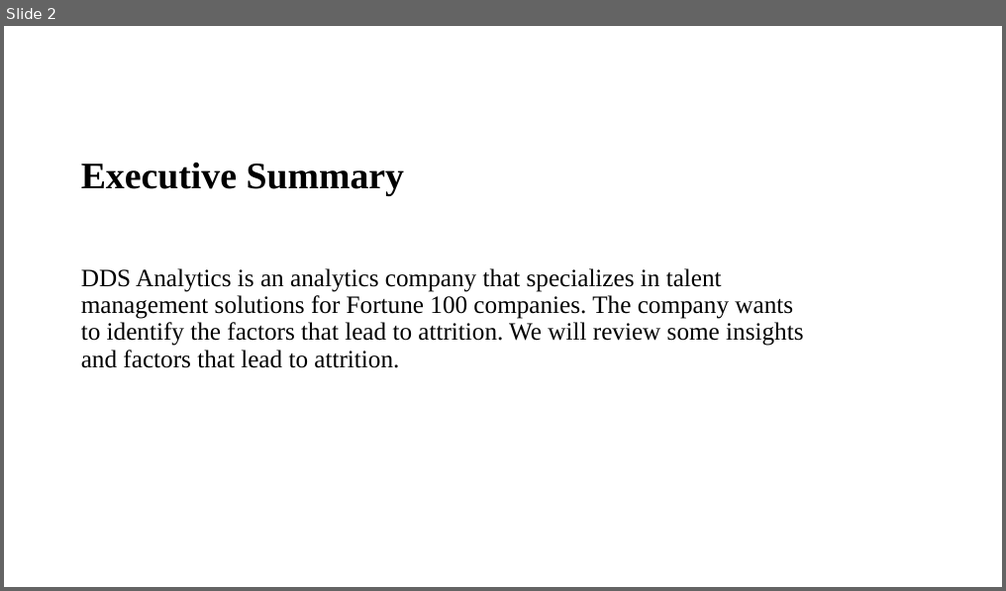
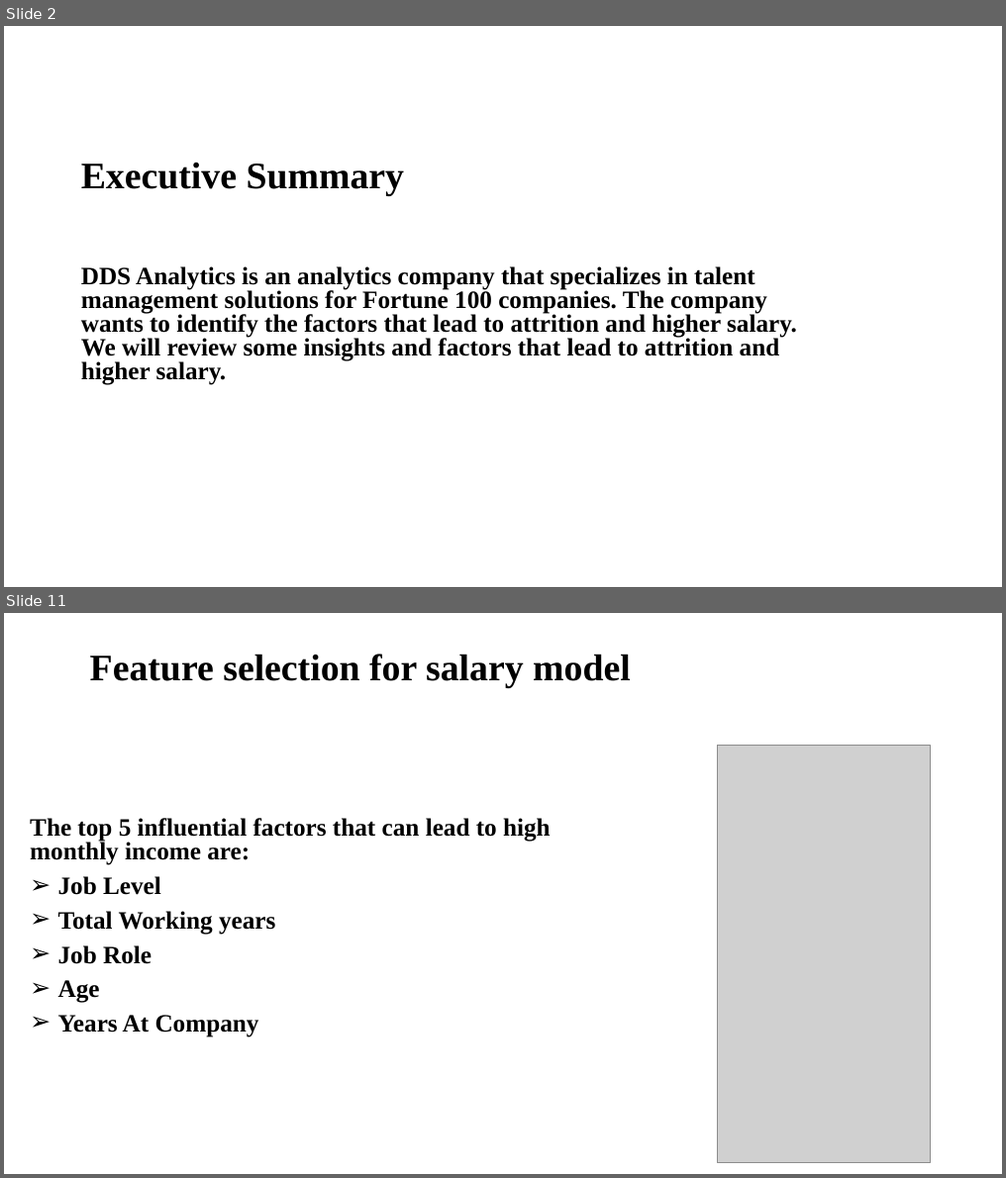
Before and after one commit to RashmiAPatel19/SMU_MSDS_6306_CaseStudy2_Spring2021, a slide deck: RashmiPatelCaseStudy2.pptx. Shown one above the other, each under a label of ours: slide 2 before the commit, slides 2 and 11 after it; the slides between them are not shown. The pictures are 1006x591 and 1006x1178 pixels, drawn with LibreOffice and Linux fonts; fonts in the diff are those of the drawing; grey boxes stand for pictures; background and template pictures are left out. Boxes give left, top, right and bottom in pixels: in the first picture for what was removed or moved away, otherwise in the second. Text is boxed around its words. In the diff, an @@ line names an element or a change of style, - is before the commit and + after.

```diff
--- a/RashmiPatelCaseStudy2.pptx
+++ b/RashmiPatelCaseStudy2.pptx
@@ slide 11 added at [4,613,1002,1174], background picture (left out) @@
@@ title added at [90,654,631,687], 36 pt, text #000000, bold @@
+Feature selection for salary model
@@ picture added at [718,746,930,1163] @@
@@ subtitle added at [30,818,550,1038], 24 pt, text #000000, bold @@
+The top 5 influential factors that can lead to high monthly income are:
+➢ Job Level
+➢ Total Working years
+➢ Job Role
+➢ Age
+➢ Years At Company
@@ slide 2 changed as well @@
@@ subtitle at [81,267,797,385]: text changed; bold on @@
-DDS Analytics is an analytics company that specializes in talent management solutions for Fortune 100 companies. The company wants to identify the factors that lead to attrition. We will review some insights and factors that lead to attrition.
+DDS Analytics is an analytics company that specializes in talent management solutions for Fortune 100 companies. The company wants to identify the factors that lead to attrition and higher salary. We will review some insights and factors that lead to attrition and higher salary.
```
Also in this commit, not shown: 2 other slides changed, 21 other slides added.
